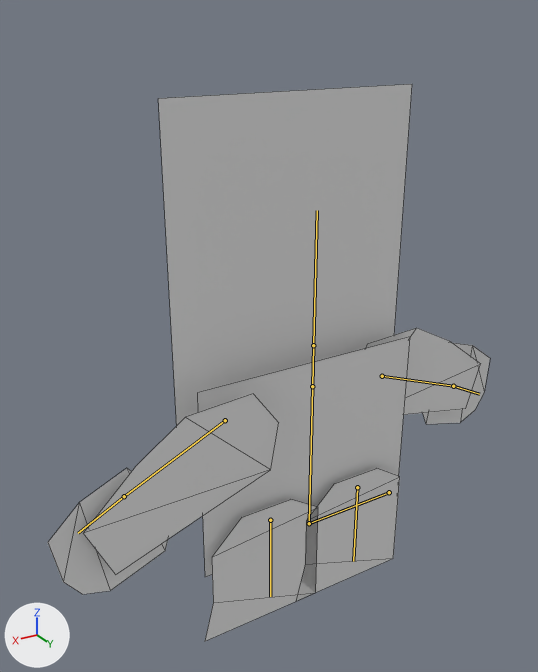
Renders of the Blender file Athene/Blender/Player/Animations.blend from each side of a commit.
Both versions are drawn from a 50 mm camera at (3.41, 4.92, 5.26) aimed at (0.3, -0.26, 2.67). Arrows for +X, +Y and +Z are at lower left; the lights stay in place. The bones that bend it are drawn over the model as lines. Mesh edges are drawn as thin lines.

The first picture shows 'Character'.
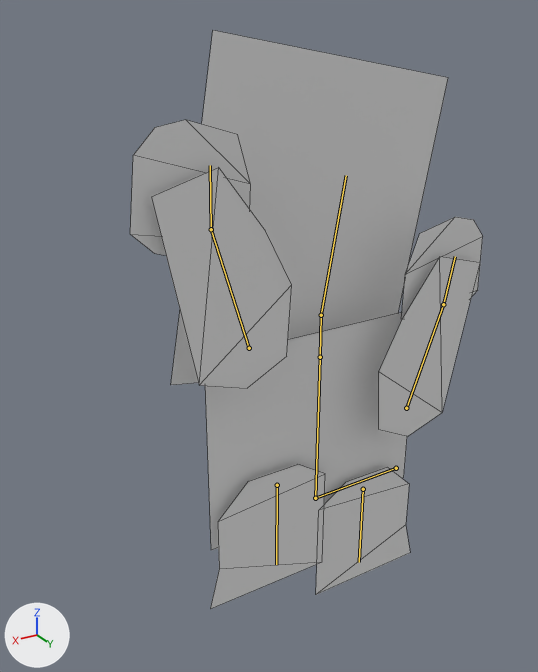
The newer file adds an action. The first version stands in its rest pose; the second is drawn at frame 30 of the action 'Climb'.

Changed parts and their boxes [x1, y1, x2, y2] in the pictures (538 x 672 px):
'Character', posed (20% narrower): before [48, 84, 490, 641]; after [130, 30, 483, 609]
bone 'control', root to tip: before (389, 492) to (309, 523); after (396, 468) to (315, 498)
bone 'head', root to tip: before (313, 345) to (317, 210); after (321, 315) to (346, 175)
bone 'leg.R', root to tip: before (270, 520) to (270, 596); after (277, 485) to (276, 564)
bone 'leg.L', root to tip: before (357, 487) to (353, 561); after (363, 489) to (359, 562)
bone 'arm.L', root to tip: before (382, 376) to (453, 386); after (406, 408) to (443, 304)
bone 'hand.L', root to tip: before (453, 386) to (479, 394); after (443, 304) to (455, 256)
bone 'arm.R', root to tip: before (225, 420) to (124, 496); after (249, 348) to (211, 229)
bone 'hand.R', root to tip: before (124, 496) to (78, 533); after (211, 229) to (210, 165)

The change in detail:
Bone 'control' (bone_control) moves from (0.0, 0.0, 0.0) to (-0.274, -0.07, 0.0).
Bone 'head' (bone_head) turns from (0, 0, 0) to (0, 0, 10) degrees about its own x, y and z.
Bone 'leg.R' (bone_leg_r) moves from (0.0, 0.0, 0.0) to (0.0, 0.081, 0.0).
Bone 'leg.L' (bone_leg_l) moves from (0.0, 0.0, 0.0) to (0.0, -0.319, 0.0).
Bone 'leg.L' (bone_leg_l) turns from (0, 0, 0) to (0, 180, 0) degrees about its own x, y and z.
Bone 'arm.L' (bone_arm_l) moves from (0.0, 0.0, 0.0) to (-0.469, 0.174, -0.4).
Bone 'arm.L' (bone_arm_l) turns from (0, 0, 0) to (0, 0, -91) degrees about its own x, y and z.
Bone 'hand.L' (bone_hand_l) turns from (0, 0, 0) to (15, 0, 0) degrees about its own x, y and z.
Bone 'arm.R' (bone_arm_r) moves from (0.0, 0.0, 0.0) to (-0.455, -0.208, 0.0).
Bone 'arm.R' (bone_arm_r) turns from (0, 0, 0) to (0, 0, 98) degrees about its own x, y and z.
Bone 'hand.R' (bone_hand_r) turns from (0, 0, 0) to (20, 0, 0) degrees about its own x, y and z.
